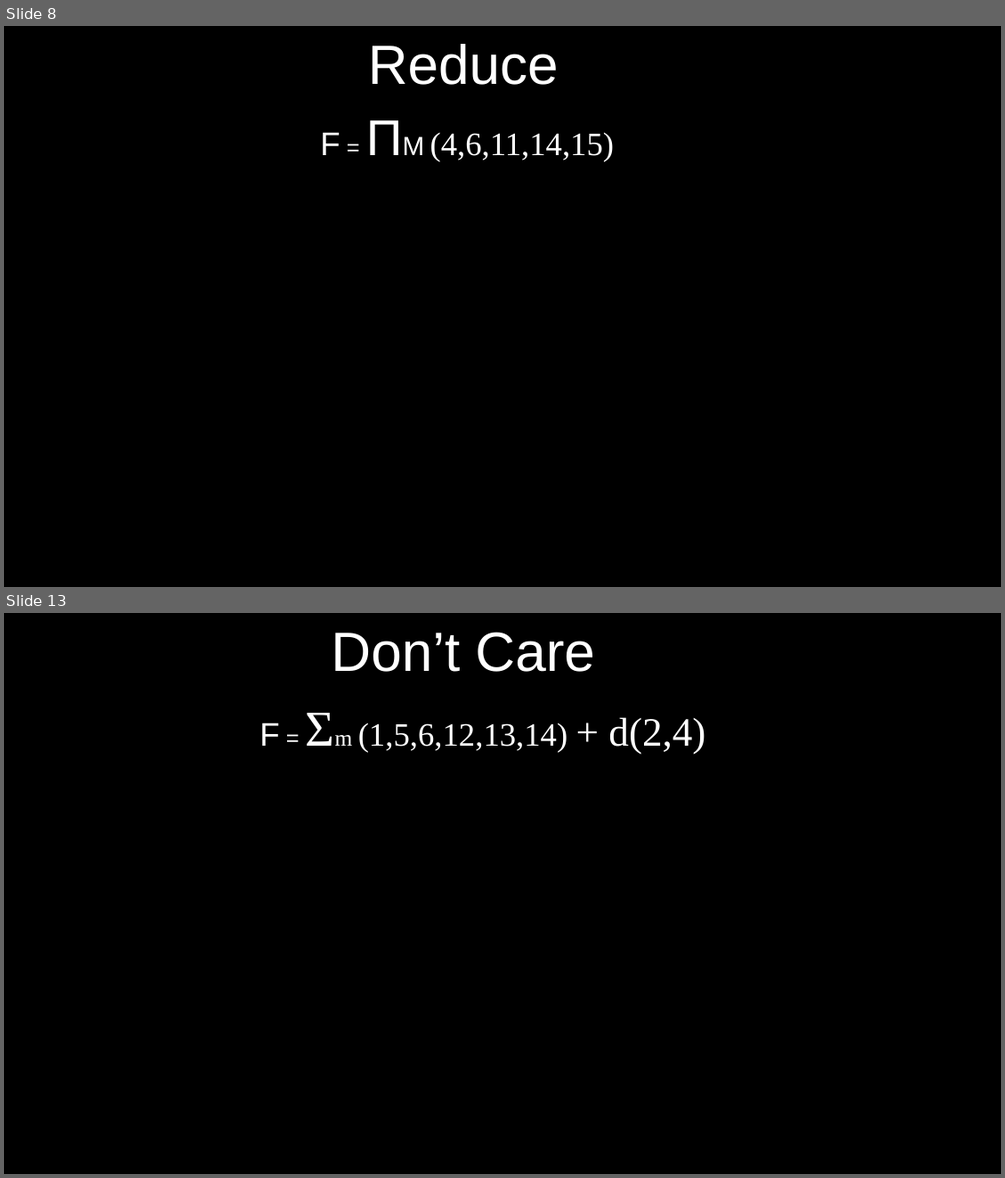
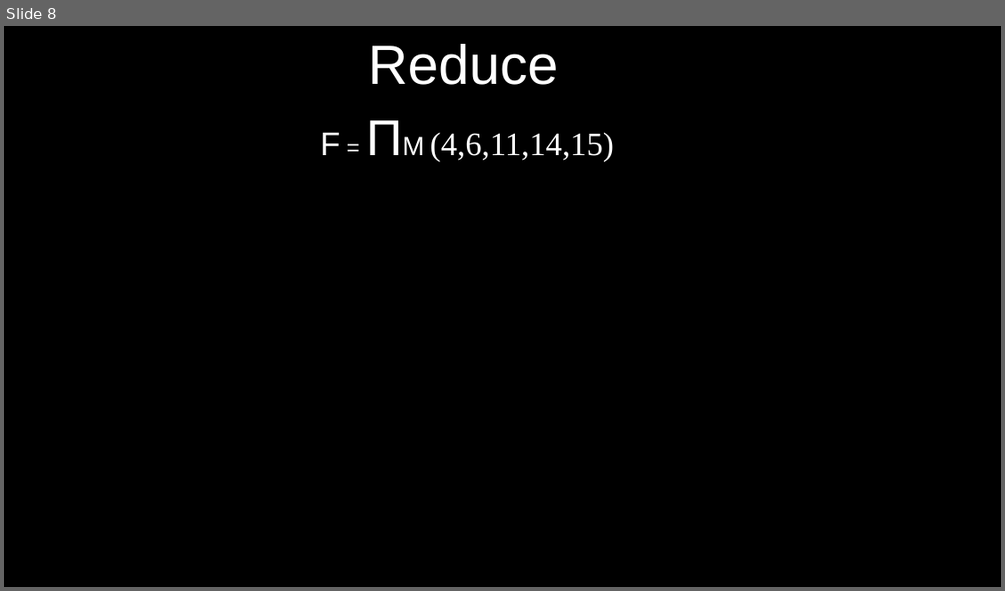
Before and after one commit to arnabsinha/Switching-Circuits-and-Logic-Design, a slide deck: Lecture_11.odp. Shown one above the other, each under a label of ours: slides 8 and 13 before the commit, slide 8 after it; the slides between them are not shown. The pictures are 1005x1178 and 1005x591 pixels, drawn with LibreOffice and Linux fonts; fonts in the diff are those of the drawing. Boxes give left, top, right and bottom in pixels: in the first picture for what was removed or moved away, otherwise in the second. Text is boxed around its words. In the diff, an @@ line names an element or a change of style, - is before the commit and + after.

```diff
--- a/Lecture_11.odp
+++ b/Lecture_11.odp
@@ slide 13 removed at bbox=[4, 613, 1001, 1174], background #000000 @@
@@ title removed at bbox=[331, 632, 595, 672] @@
-Don’t Care
@@ text removed at bbox=[259, 717, 705, 754] @@
-F = Σm (1,5,6,12,13,14) + d(2,4)
```
Also in this commit, not shown: 4 other slides removed, 3 other files.
